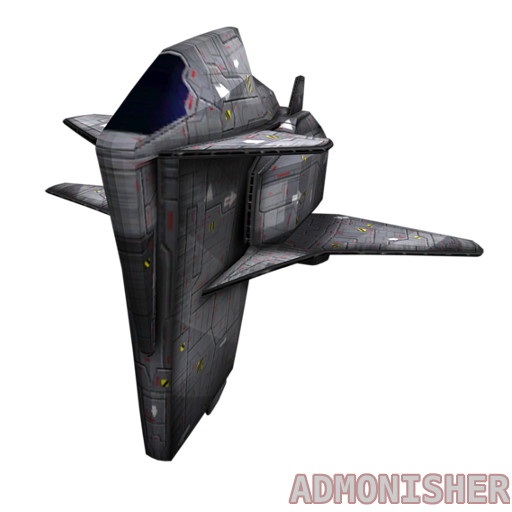
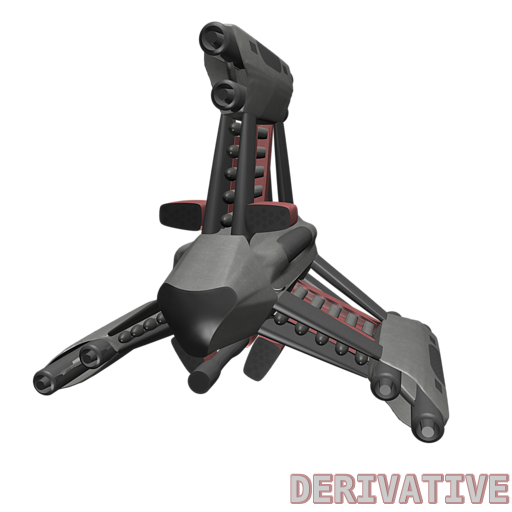
Revision of a layered w=512, h=512 image; what changed, layer by layer:
hid "admonisher.png" over [44, 26, 485, 462]
added layer "derivative3.png" above "quicksilver3.png" over [32, 21, 450, 444]
renamed "ADMONISHER#1" to "DERIVATIVE", painted on it over [290, 475, 510, 503]
renamed "ADMONISHER" to "DERIVATIVE#1", painted on it over [288, 473, 510, 505]
